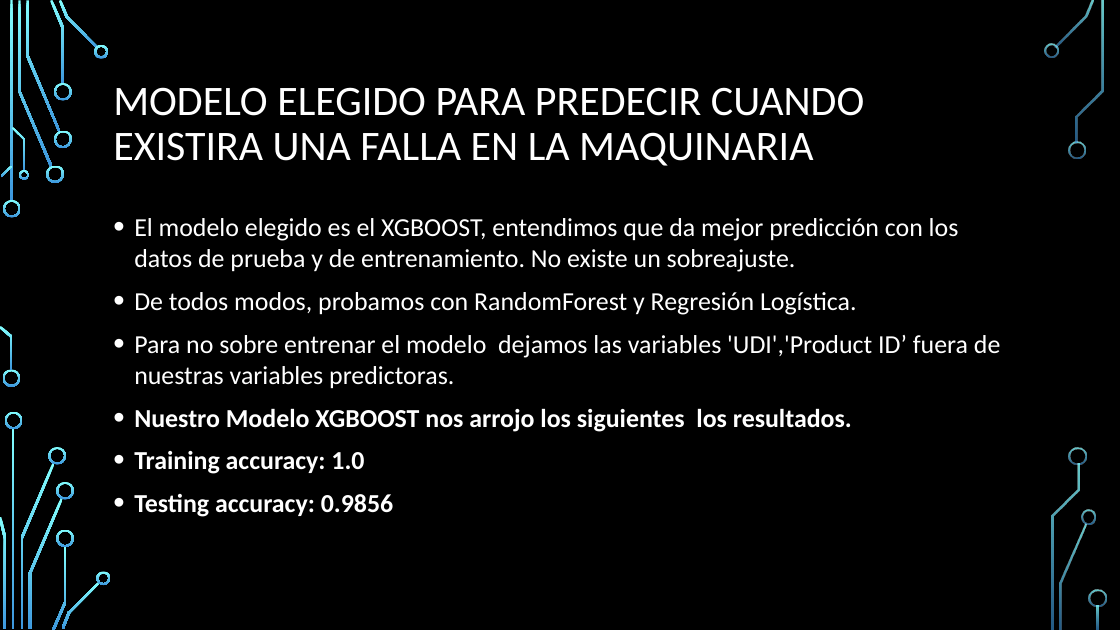
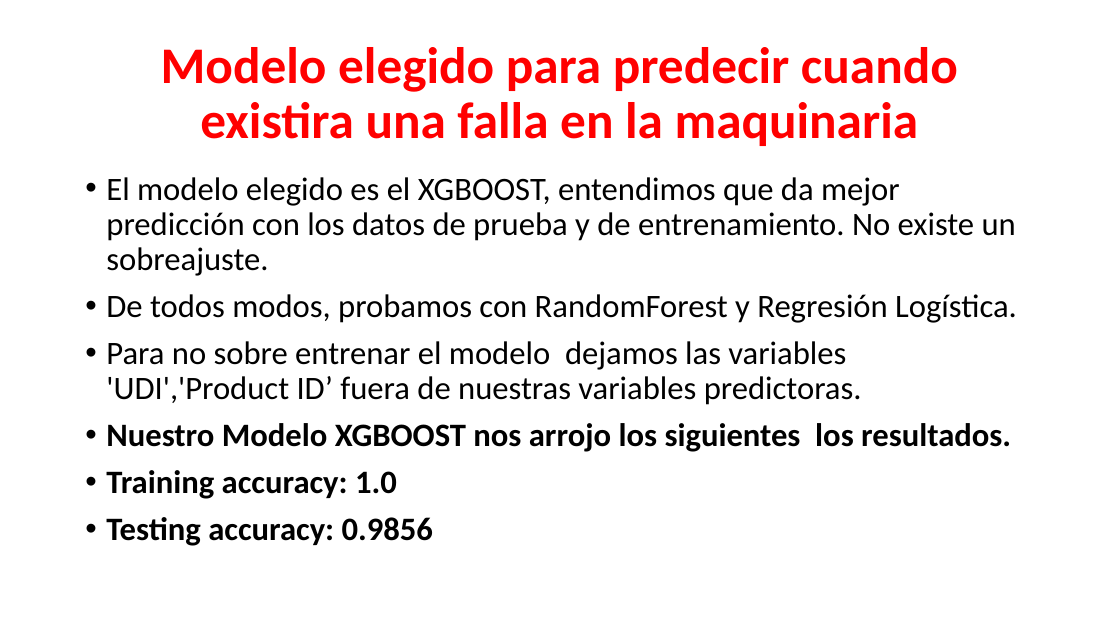
Before and after one commit to jhonnydss/Project_Maintenance, a slide deck: slide 14 of Proyecto_2.pptx (slide 13 before the commit). Drawn at 1120x630 pixels with LibreOffice and Linux fonts; fonts in the diff are those of the drawing; background and template pictures are left out. Boxes give left, top, right and bottom in pixels: in the first picture for what was removed or moved away, otherwise in the second. Text is boxed around its words. In the diff, an @@ line names an element or a change of style, - is before the commit and + after.

```diff
--- a/Proyecto_2.pptx
+++ b/Proyecto_2.pptx
@@ background picture (left out) to #FFFFFF @@
@@ title at (161,47,958,146): text changed; size 36 to 44 pt; text colour #FFFFFF to #FF0000; bold on @@
-MODELO ELEGIDO PARA PREDECIR CUANDO EXISTIRA UNA FALLA EN LA MAQUINARIA
+Modelo elegido para predecir cuando existira una falla en la maquinaria
@@ text "El modelo elegido es el ...": place and size @@
-text "El modelo elegido es el ..." at (134,218,1000,517)
+text "El modelo elegido es el ..." at (106,177,1017,546)
@@ text "El modelo elegido es el ..." at (106,177,1017,546): size 22.2 to 28 pt, text colour #FFFFFF to #000000; line spacing 1 to 0.9 @@
@@ group removed at (0,0,1107,630): 33 freeform shapes, 3 rectangles @@
```
Also in this commit, not shown: 15 other slides changed, 4 slides added, 1 slide removed.
